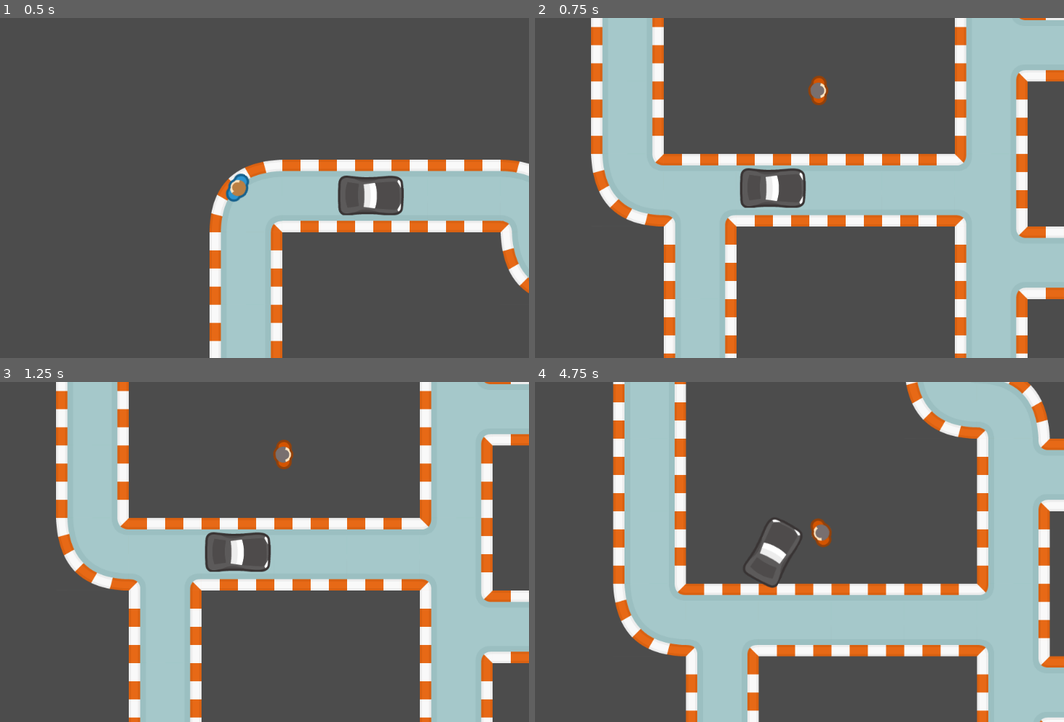
Above: before the commit, frames 1-4 (two rows, left to right).
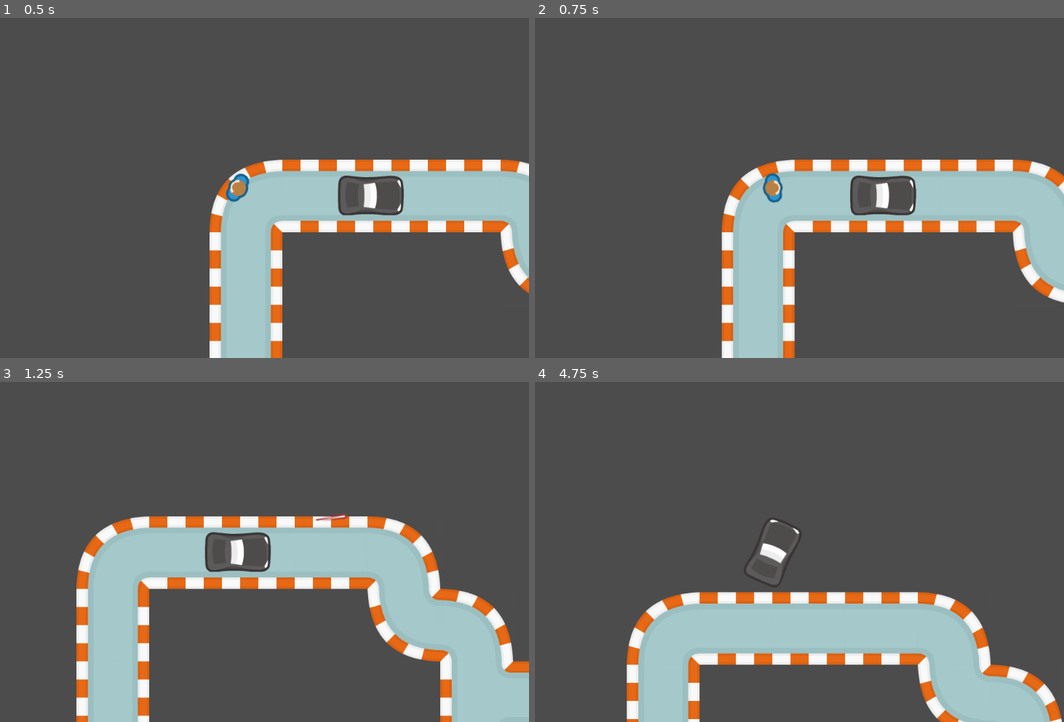
Above: after the commit, the same moments.

Repository: Harmades/gameoff-2021
Game: Godot game, scene res://Node2D.tscn
Same seed, same stepped clock (60 frames per second), same inputs: the game is played once before the commit and once after it.
Inputs (mouse positions are in pixels of both pictures, inside the frame that each line leads up to):
- Up to frame 1 (0.5 s): no input
- Up to frame 2 (0.75 s): tap Enter at 0.5 s; move the mouse to (900, 171) at 0.52 s; hold D (right) from 0.53 s (still down); hold E (action) from 0.53 s (still down)
- Up to frame 3 (1.25 s): keep holding D (right); keep holding E (action); click (365, 535) at 0.8 s
- Up to frame 4 (4.75 s): move the mouse to (656, 569) at 1.27 s; release D (right) at 1.28 s; release E (action) at 1.28 s; hold S (down) 1.28-2.03 s; click (656, 569) at 1.35 s; tap E (action) at 1.55, 3.05, 4.35 s; move the mouse to (831, 477) at 2.02 s; hold D (right) 2.03-2.78 s; hold E (action) 2.03-2.78 s; click (831, 477) at 2.3 s; move the mouse to (741, 620) at 2.77 s; hold W (up) 2.78-3.53 s; tap F (action_leave) at 2.85 s; move the mouse to (947, 603) at 3.52 s; hold A (left) from 3.53 s (still down); click (947, 603) at 3.6 s; move the mouse to (598, 501) at 4.27 s

Frame 1 is identical in both runs. In frame 2, 42% of the frame differs, in the area x 10-100%, y 0-100%; in frame 3, 37%; in frame 4, 38%.

Commit message:
Shooter phase

Diff:
--- a/src/Bullet.gd
+++ b/src/Bullet.gd
@@ -9,3 +9,4 @@
 
 func _on_Bullet_body_entered(body):
 	queue_free()
+	body.bulletHit()
--- a/src/Bullet.tscn
+++ b/src/Bullet.tscn
@@ -7,6 +7,8 @@
 extents = Vector2( 26.7597, 4.70967 )
 
 [node name="Bullet" type="Area2D"]
+collision_layer = 0
+collision_mask = 2
 script = ExtResource( 2 )
 
 [node name="Shape" type="CollisionShape2D" parent="."]
@@ -15,3 +17,5 @@
 [node name="Sprite" type="Sprite" parent="."]
 rotation = 1.5708
 texture = ExtResource( 1 )
+
+[connection signal="body_entered" from="." to="." method="_on_Bullet_body_entered"]
--- /dev/null
+++ b/src/Enemies.gd
@@ -0,0 +1,20 @@
+extends Node2D
+
+export (PackedScene) var Enemy
+
+var spawns = []
+
+# Called when the node enters the scene tree for the first time.
+func _ready():
+	for child in get_children():
+		if child.name.begins_with("Spawn"):
+			spawns.append(child)
+
+
+
+
+func _on_Timer_timeout():
+	var enemy = Enemy.instance()
+	var spawn = spawns[randi() % spawns.size()]
+	enemy.position = spawn.position
+	owner.add_child(enemy)
--- a/src/Enemy.gd
+++ b/src/Enemy.gd
@@ -1,18 +1,38 @@
 extends KinematicBody2D
 
+export (PackedScene) var Bullet
+
+enum State { Idle, Attack }
+var state = State.Idle
 var run_speed = 50
 var velocity = Vector2.ZERO
 var player = null
 
 func _physics_process(delta):
 	velocity = Vector2.ZERO
-	if player:
+	if state == State.Attack:
 		velocity = position.direction_to(player.position) * run_speed
 		look_at(player.position)
 	velocity = move_and_slide(velocity)
 
 func _on_Range_body_exited(body):
 	player = null
+	state = State.Idle
+#	$ShootTimer.stop()
 
 func _on_Range_body_entered(body):
 	player = body
+	state = State.Attack
+#	$ShootTimer.start()
+
+func shoot():
+	var b = Bullet.instance()
+	get_parent().add_child(b)
+	b.position = $Muzzle.global_position
+	b.look_at(player.global_position)
+
+func _on_ShootTimer_timeout():
+	shoot() # Replace with function body.
+
+func bulletHit():
+	queue_free()
--- /dev/null
+++ b/src/Enemy.tscn
@@ -0,0 +1,41 @@
+[gd_scene load_steps=6 format=2]
+
+[ext_resource path="res://Bullet.tscn" type="PackedScene" id=1]
+[ext_resource path="res://spritesheet_characters.png" type="Texture" id=2]
+[ext_resource path="res://Enemy.gd" type="Script" id=3]
+
+[sub_resource type="RectangleShape2D" id=3]
+extents = Vector2( 26.309, 14.5127 )
+
+[sub_resource type="CircleShape2D" id=4]
+radius = 523.166
+
+[node name="Enemy" type="KinematicBody2D"]
+position = Vector2( 600, 400 )
+collision_layer = 2
+script = ExtResource( 3 )
+Bullet = ExtResource( 1 )
+
+[node name="Sprite" type="Sprite" parent="."]
+rotation = -1.5708
+texture = ExtResource( 2 )
+region_enabled = true
+region_rect = Rect2( 0, 108, 52, 36 )
+
+[node name="Shape" type="CollisionShape2D" parent="."]
+shape = SubResource( 3 )
+
+[node name="Range" type="Area2D" parent="."]
+collision_layer = 0
+
+[node name="CollisionShape2D" type="CollisionShape2D" parent="Range"]
+shape = SubResource( 4 )
+
+[node name="Muzzle" type="Position2D" parent="."]
+position = Vector2( 36, 0 )
+
+[node name="ShootTimer" type="Timer" parent="."]
+
+[connection signal="body_entered" from="Range" to="." method="_on_Range_body_entered"]
+[connection signal="body_exited" from="Range" to="." method="_on_Range_body_exited"]
+[connection signal="timeout" from="ShootTimer" to="." method="_on_ShootTimer_timeout"]
--- a/src/Node2D.tscn
+++ b/src/Node2D.tscn
@@ -1,13 +1,14 @@
-[gd_scene load_steps=11 format=2]
+[gd_scene load_steps=10 format=2]
 
 [ext_resource path="res://spritesheet_characters.png" type="Texture" id=1]
 [ext_resource path="res://Player.gd" type="Script" id=2]
 [ext_resource path="res://Vehicle.tscn" type="PackedScene" id=3]
 [ext_resource path="res://Bullet.tscn" type="PackedScene" id=4]
 [ext_resource path="res://spritesheet_tiles.png" type="Texture" id=5]
-[ext_resource path="res://Enemy.gd" type="Script" id=6]
+[ext_resource path="res://Enemies.gd" type="Script" id=6]
+[ext_resource path="res://Enemy.tscn" type="PackedScene" id=7]
 
-[sub_resource type="TileSet" id=2]
+[sub_resource type="TileSet" id=1]
 0/name = "spritesheet_tiles.png 0"
 0/texture = ExtResource( 5 )
 0/tex_offset = Vector2( 0, 0 )
@@ -32,25 +33,20 @@
 0/shapes = [  ]
 0/z_index = 0
 
-[sub_resource type="RectangleShape2D" id=1]
+[sub_resource type="RectangleShape2D" id=2]
 extents = Vector2( 13.8811, 25.3092 )
-
-[sub_resource type="RectangleShape2D" id=3]
-extents = Vector2( 26.309, 14.5127 )
-
-[sub_resource type="CircleShape2D" id=4]
-radius = 200.0
 
 [node name="Node2D" type="Node2D"]
 
 [node name="TileMap" type="TileMap" parent="."]
-tile_set = SubResource( 2 )
+tile_set = SubResource( 1 )
 cell_size = Vector2( 128, 128 )
 format = 1
 tile_data = PoolIntArray( 0, 0, 458756, 1, 0, 524292, 2, 0, 524292, 3, 0, 524292, 4, 0, 327684, 65536, 0, 589828, 65540 …(3354 unchanged characters)…
 
 [node name="Player" type="KinematicBody2D" parent="."]
 position = Vector2( 50, 50 )
+collision_mask = 6
 script = ExtResource( 2 )
 Bullet = ExtResource( 4 )
 
@@ -71,29 +67,50 @@
 
 [node name="Vehicle1" parent="." instance=ExtResource( 3 )]
 position = Vector2( 284.347, 63.272 )
+collision_layer = 4
 playerPath = NodePath("../Player")
 
 [node name="Vehicle2" parent="." instance=ExtResource( 3 )]
 position = Vector2( 320.368, 572.043 )
+collision_layer = 4
 playerPath = NodePath("../Player")
 
-[node name="Enemy" type="KinematicBody2D" parent="."]
-position = Vector2( 400, 400 )
+[node name="Enemies" type="Node2D" parent="."]
 script = ExtResource( 6 )
+Enemy = ExtResource( 7 )
 
-[node name="Sprite" type="Sprite" parent="Enemy"]
-rotation = -1.5708
-texture = ExtResource( 1 )
-region_enabled = true
-region_rect = Rect2( 0, 108, 52, 36 )
+[node name="Spawn1" type="Position2D" parent="Enemies"]
+position = Vector2( 1203.55, 94.6454 )
 
-[node name="Shape" type="CollisionShape2D" parent="Enemy"]
-shape = SubResource( 3 )
+[node name="Spawn2" type="Position2D" parent="Enemies"]
+position = Vector2( 1539.75, 413.897 )
 
-[node name="Range" type="Area2D" parent="Enemy"]
+[node name="Spawn3" type="Position2D" parent="Enemies"]
+position = Vector2( 1272.77, 1062.29 )
 
-[node name="CollisionShape2D" type="CollisionShape2D" parent="Enemy/Range"]
-shape = SubResource( 4 )
+[node name="Spawn4" type="Position2D" parent="Enemies"]
+position = Vector2( 398.358, 1610.38 )
 
-[connection signal="body_entered" from="Enemy/Range" to="Enemy" method="_on_Range_body_entered"]
-[connection signal="body_exited" from="Enemy/Range" to="Enemy" method="_on_Range_body_exited"]
+[node name="Spawn5" type="Position2D" parent="Enemies"]
+position = Vector2( 871.585, 1823.69 )
+
+[node name="Spawn6" type="Position2D" parent="Enemies"]
+position = Vector2( 1414.03, 1645.7 )
+
+[node name="Spawn7" type="Position2D" parent="Enemies"]
+position = Vector2( 2001.68, 1899.97 )
+
+[node name="Spawn8" type="Position2D" parent="Enemies"]
+position = Vector2( 1901.38, 1443.7 )
+
+[node name="Spawn9" type="Position2D" parent="Enemies"]
+position = Vector2( 2144.35, 949.279 )
+
+[node name="Spawn10" type="Position2D" parent="Enemies"]
+position = Vector2( 2097.74, 298.062 )
+
+[node name="Timer" type="Timer" parent="Enemies"]
+wait_time = 5.0
+autostart = true
+
+[connection signal="timeout" from="Enemies/Timer" to="Enemies" method="_on_Timer_timeout"]
--- a/src/Player.gd
+++ b/src/Player.gd
@@ -53,7 +53,5 @@
 
 func shoot():
 	var b = Bullet.instance()
-##	add_child(b)
-##	b.transform = $Muzzle.transform
 	owner.add_child(b)
 	b.transform = $Muzzle.global_transform
--- a/src/Vehicle.gd
+++ b/src/Vehicle.gd
@@ -82,9 +82,7 @@
 	city.add_child(self)
 
 func onPlayerEnterMountArea(body):
-	if body == self: pass
 	player.onPlayerEnterMountArea(self)
 
 func onPlayerExitMountArea(body):
-	if body == self: pass
 	player.onPlayerExitMountArea(self)
--- a/src/Vehicle.tscn
+++ b/src/Vehicle.tscn
@@ -23,6 +23,7 @@
 shape = SubResource( 1 )
 
 [node name="MountArea" type="Area2D" parent="."]
+collision_layer = 0
 
 [node name="Shape" type="CollisionShape2D" parent="MountArea"]
 shape = SubResource( 2 )
--- a/src/project.godot
+++ b/src/project.godot
@@ -52,6 +52,12 @@
  ]
 }
 
+[layer_names]
+
+2d_physics/layer_1="Player"
+2d_physics/layer_2="Enemy"
+2d_physics/layer_3="Vehicle"
+
 [physics]
 
 common/enable_pause_aware_picking=true
Not shown: 1 places in src/Node2D.tscn that only renumber resources
